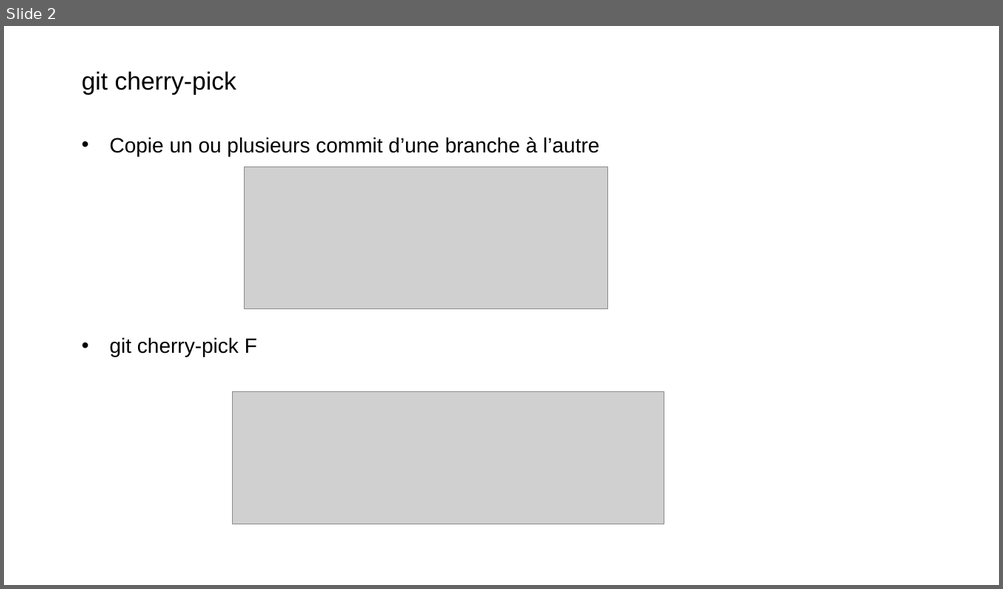
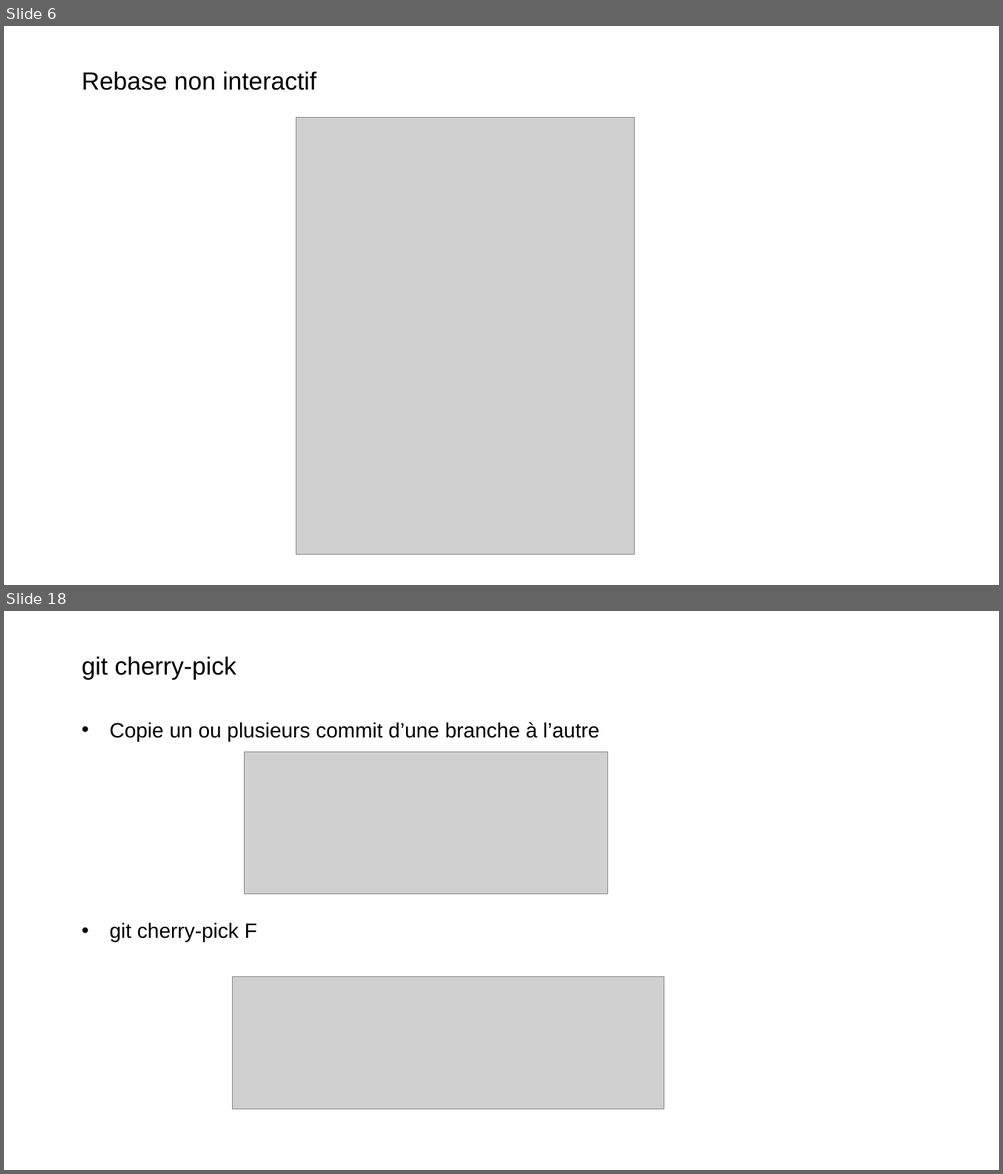
Before and after one commit to Xaviou1003/formation-git, a slide deck: Formation Git - avancée.pptx. Shown one above the other, each under a label of ours: slide 2 before the commit, slides 6 and 18 after it; the slides between them are not shown. The pictures are 1003x589 and 1003x1174 pixels, drawn with LibreOffice and Linux fonts; fonts in the diff are those of the drawing; grey boxes stand for pictures; background and template pictures are left out. Boxes give left, top, right and bottom in pixels: in the first picture for what was removed or moved away, otherwise in the second. Text is boxed around its words. In the diff, an @@ line names an element or a change of style, - is before the commit and + after.

```diff
--- a/Formation Git - avancée.pptx
+++ b/Formation Git - avancée.pptx
@@ slide 6 added at box(4, 26, 999, 585), background picture (left out) @@
@@ title added at box(82, 71, 316, 90), 24 pt, text #000000 @@
+Rebase non interactif
@@ picture added at box(296, 117, 634, 554) @@
@@ what was slide 2 is now slide 18 @@
```
Also in this commit, not shown: 2 slides changed, 33 other slides added, 11 other files.
